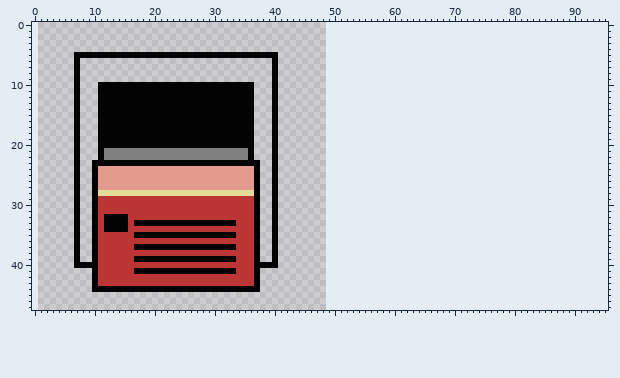
Sprite sheet -- air-conditioner.png. The first picture shows the starting point.
The file is 48x48 pixels. The old version is drawn lined up with the new one, on the new canvas.
The result:
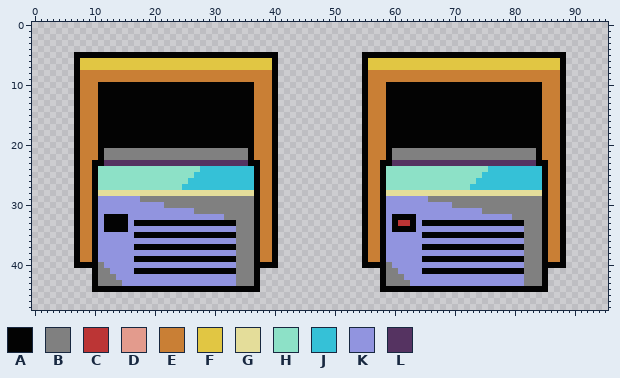
Palette (. is transparent): A #030303  B #808080  C #bc3535  D #e39b8d  E #c97f35  F #e1c643  G #e4dd9a  H #8de1c7  J #35c1d7  K #9194df  L #553361
The exact change:
canvas 48x48 -> 96x48, the old top-left corner now at 1,0
Changed rows in their new state; - is an unchanged pixel.
first column x 8:
 5 -----------------------------------------------AAAAAAAAAAAAAAAAAAAAAAAAAAAAAAAAAA
 6 FFFFFFFFFFFFFFFFFFFFFFFFFFFFFFFF---------------AFFFFFFFFFFFFFFFFFFFFFFFFFFFFFFFFA
 7 FFFFFFFFFFFFFFFFFFFFFFFFFFFFFFFF---------------AFFFFFFFFFFFFFFFFFFFFFFFFFFFFFFFFA
 8 EEEEEEEEEEEEEEEEEEEEEEEEEEEEEEEE---------------AEEEEEEEEEEEEEEEEEEEEEEEEEEEEEEEEA
 9 EEEEEEEEEEEEEEEEEEEEEEEEEEEEEEEE---------------AEEEEEEEEEEEEEEEEEEEEEEEEEEEEEEEEA
10 EEE--------------------------EEE---------------AEEEAAAAAAAAAAAAAAAAAAAAAAAAAAEEEA
11 EEE--------------------------EEE---------------AEEEAAAAAAAAAAAAAAAAAAAAAAAAAAEEEA
12 EEE--------------------------EEE---------------AEEEAAAAAAAAAAAAAAAAAAAAAAAAAAEEEA
13 EEE--------------------------EEE---------------AEEEAAAAAAAAAAAAAAAAAAAAAAAAAAEEEA
14 EEE--------------------------EEE---------------AEEEAAAAAAAAAAAAAAAAAAAAAAAAAAEEEA
15 EEE--------------------------EEE---------------AEEEAAAAAAAAAAAAAAAAAAAAAAAAAAEEEA
16 EEE--------------------------EEE---------------AEEEAAAAAAAAAAAAAAAAAAAAAAAAAAEEEA
17 EEE--------------------------EEE---------------AEEEAAAAAAAAAAAAAAAAAAAAAAAAAAEEEA
18 EEE--------------------------EEE---------------AEEEAAAAAAAAAAAAAAAAAAAAAAAAAAEEEA
19 EEE--------------------------EEE---------------AEEEAAAAAAAAAAAAAAAAAAAAAAAAAAEEEA
20 EEE--------------------------EEE---------------AEEEAAAAAAAAAAAAAAAAAAAAAAAAAAEEEA
21 EEE--------------------------EEE---------------AEEEABBBBBBBBBBBBBBBBBBBBBBBBAEEEA
22 EEE--------------------------EEE---------------AEEEABBBBBBBBBBBBBBBBBBBBBBBBAEEEA
23 EE--LLLLLLLLLLLLLLLLLLLLLLLL--EE---------------AEEAALLLLLLLLLLLLLLLLLLLLLLLLAAEEA
24 EE-HHHHHHHHHHHHHHHHHJJJJJJJJJ-EE---------------AEEAHHHHHHHHHHHHHHHHHJJJJJJJJJAEEA
25 EE-HHHHHHHHHHHHHHHHJJJJJJJJJJ-EE---------------AEEAHHHHHHHHHHHHHHHHJJJJJJJJJJAEEA
26 EE-HHHHHHHHHHHHHHHJJJJJJJJJJJ-EE---------------AEEAHHHHHHHHHHHHHHHJJJJJJJJJJJAEEA
27 EE-HHHHHHHHHHHHHHJJJJJJJJJJJJ-EE---------------AEEAHHHHHHHHHHHHHHJJJJJJJJJJJJAEEA
28 EE----------------------------EE---------------AEEAGGGGGGGGGGGGGGGGGGGGGGGGGGAEEA
29 EE-KKKKKKKBBBBBBBBBBBBBBBBBBB-EE---------------AEEAKKKKKKKBBBBBBBBBBBBBBBBBBBAEEA
30 EE-KKKKKKKKKKKBBBBBBBBBBBBBBB-EE---------------AEEAKKKKKKKKKKKBBBBBBBBBBBBBBBAEEA
31 EE-KKKKKKKKKKKKKKKKBBBBBBBBBB-EE---------------AEEAKKKKKKKKKKKKKKKKBBBBBBBBBBAEEA
32 EE-K----KKKKKKKKKKKKKKKKBBBBB-EE---------------AEEAKAAAAKKKKKKKKKKKKKKKKBBBBBAEEA
33 EE-K----K-----------------BBB-EE---------------AEEAKACCAKAAAAAAAAAAAAAAAAABBBAEEA
34 EE-K----KKKKKKKKKKKKKKKKKKBBB-EE---------------AEEAKAAAAKKKKKKKKKKKKKKKKKKBBBAEEA
35 EE-KKKKKK-----------------BBB-EE---------------AEEAKKKKKKAAAAAAAAAAAAAAAAABBBAEEA
36 EE-KKKKKKKKKKKKKKKKKKKKKKKBBB-EE---------------AEEAKKKKKKKKKKKKKKKKKKKKKKKBBBAEEA
37 EE-KKKKKK-----------------BBB-EE---------------AEEAKKKKKKAAAAAAAAAAAAAAAAABBBAEEA
38 EE-KKKKKKKKKKKKKKKKKKKKKKKBBB-EE---------------AEEAKKKKKKKKKKKKKKKKKKKKKKKBBBAEEA
39 EE-KKKKKK-----------------BBB-EE---------------AEEAKKKKKKAAAAAAAAAAAAAAAAABBBAEEA
40 ---BKKKKKKKKKKKKKKKKKKKKKKBBB------------------AAAABKKKKKKKKKKKKKKKKKKKKKKBBBAAAA
41 ---BBKKKK-----------------BBB---------------------ABBKKKKAAAAAAAAAAAAAAAAABBBA---
42 ---BBBKKKKKKKKKKKKKKKKKKKKBBB---------------------ABBBKKKKKKKKKKKKKKKKKKKKBBBA---
43 ---BBBBKKKKKKKKKKKKKKKKKKKBBB---------------------ABBBBKKKKKKKKKKKKKKKKKKKBBBA---
44 --------------------------------------------------AAAAAAAAAAAAAAAAAAAAAAAAAAAA---
